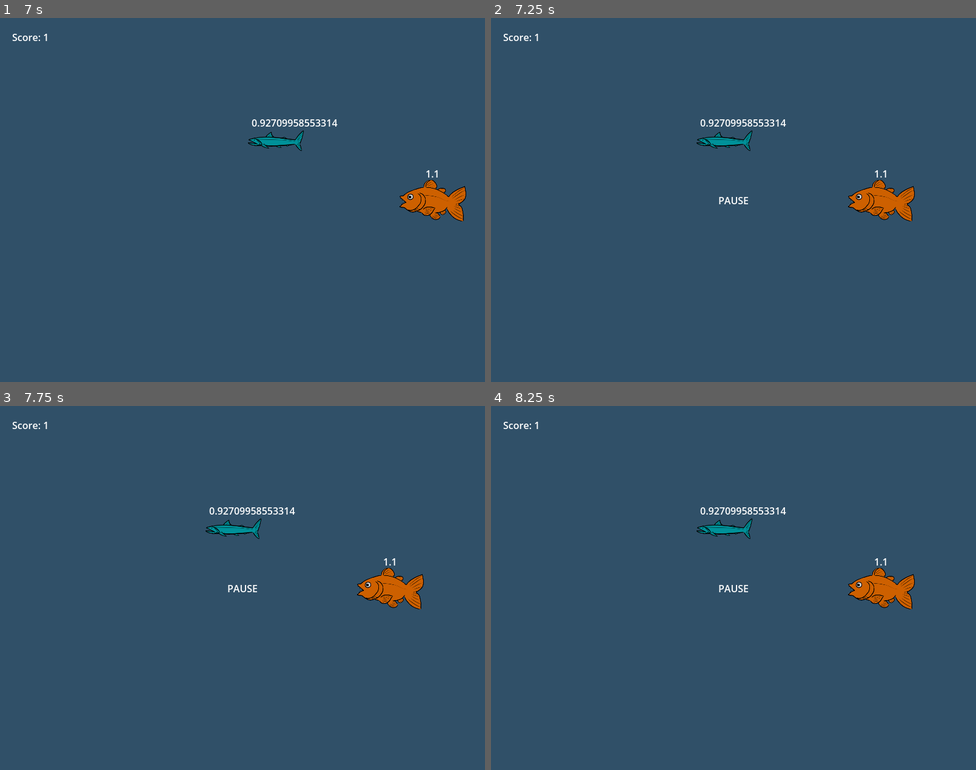
Above: before the commit, frames 1-4 (two rows, left to right).
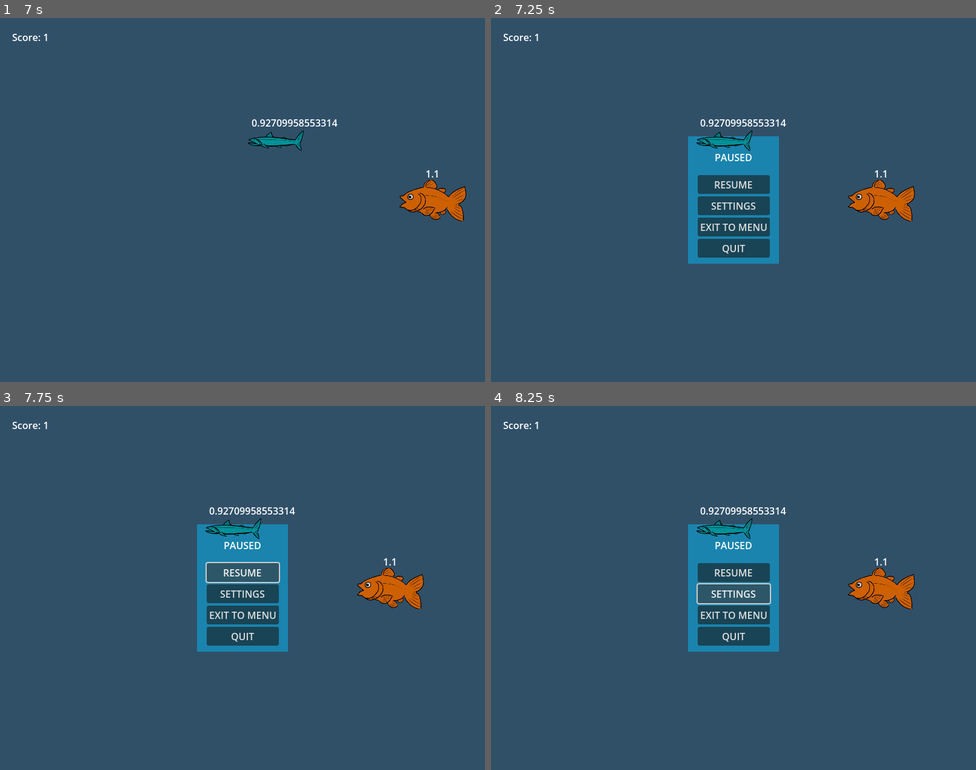
Above: after the commit, the same moments.

Repository: CatNine9/FishGame
Game: Godot game, scene res://UI/MainMenu.tscn
Two runs of this game, one before a commit and one after it. Both use one fixed random seed, a clock stepped at 60 frames per second and the inputs below.
Inputs (mouse positions are in pixels of both pictures, inside the frame that each line leads up to):
- Up to frame 1 (7 s): click "SETTINGS" at 0.5 s; click "OFF/ON" at 1.25 s; click "BACK" at 2 s; click "START GAME" at 2.75 s; hold Right (ui_right) 3.53-4.28 s; hold Down (ui_down) 4.28-5.03 s; hold Right (ui_right) 5.03-5.78 s; hold Up (ui_up) 5.78-6.53 s; hold Left (ui_left) from 6.53 s (still down)
- Up to frame 2 (7.25 s): keep holding Left (ui_left); tap P (Pause) at 7.15 s
- Up to frame 3 (7.75 s): release Left (ui_left) at 7.25 s; click (242, 573) at 7.25 s, where only the run after the commit has a clickable "RESUME"
- Up to frame 4 (8.25 s): click (733, 595) at 8 s, where only the run after the commit has a clickable "SETTINGS"

Frame 1 is identical in both runs. In frame 2, 3.6% of the frame differs, in the area x 40-60%, y 32-68%; in frame 3, 3.6%; in frame 4, 3.6%.

Commit message:
The pause menu now shows when the game is paused, and disappears when game is unpaused.

Diff:
--- a/FishGame/Levels/Main.tscn
+++ b/FishGame/Levels/Main.tscn
@@ -14,30 +14,66 @@
 wait_time = 1.5
 
 [node name="Control" type="Control" parent="."]
+process_mode = 3
+visible = false
 layout_mode = 3
 anchors_preset = 15
 anchor_right = 1.0
 anchor_bottom = 1.0
 grow_horizontal = 2
 grow_vertical = 2
+script = ExtResource("3_ymtrg")
 
-[node name="PauseLabel" type="Label" parent="Control"]
-process_mode = 3
-visible = false
+[node name="CenterContainer" type="CenterContainer" parent="Control"]
+layout_mode = 1
+anchors_preset = 15
+anchor_right = 1.0
+anchor_bottom = 1.0
+grow_horizontal = 2
+grow_vertical = 2
+
+[node name="ColorRect" type="ColorRect" parent="Control/CenterContainer"]
+custom_minimum_size = Vector2(150, 210)
+layout_mode = 2
+color = Color(0, 0.756863, 1, 0.462745)
+
+[node name="PauseVbox" type="VBoxContainer" parent="Control/CenterContainer/ColorRect"]
 layout_mode = 1
 anchors_preset = 8
 anchor_left = 0.5
 anchor_top = 0.5
 anchor_right = 0.5
 anchor_bottom = 0.5
-offset_left = -20.0
-offset_top = -11.5
-offset_right = 20.0
-offset_bottom = 11.5
+offset_left = -59.5
+offset_top = -95.0
+offset_right = 59.5
+offset_bottom = 95.0
 grow_horizontal = 2
 grow_vertical = 2
-text = "PAUSE"
-script = ExtResource("3_ymtrg")
+
+[node name="PauseLabel" type="Label" parent="Control/CenterContainer/ColorRect/PauseVbox"]
+process_mode = 3
+custom_minimum_size = Vector2(0, 50)
+layout_mode = 2
+text = "PAUSED"
+horizontal_alignment = 1
+vertical_alignment = 1
+
+[node name="ResumeButton" type="Button" parent="Control/CenterContainer/ColorRect/PauseVbox"]
+layout_mode = 2
+text = "RESUME"
+
+[node name="SettingsButton" type="Button" parent="Control/CenterContainer/ColorRect/PauseVbox"]
+layout_mode = 2
+text = "SETTINGS"
+
+[node name="ExitButton" type="Button" parent="Control/CenterContainer/ColorRect/PauseVbox"]
+layout_mode = 2
+text = "EXIT TO MENU"
+
+[node name="QuitButton" type="Button" parent="Control/CenterContainer/ColorRect/PauseVbox"]
+layout_mode = 2
+text = "QUIT"
 
 [node name="ScoreLabel" type="Label" parent="."]
 offset_left = 20.0
--- a/FishGame/Levels/PauseLabel.gd
+++ b/FishGame/Levels/PauseLabel.gd
@@ -1,4 +1,4 @@
-extends Label
+extends Control
 
 
 func _input(event):
@@ -9,10 +9,10 @@
 func toggle_pause():
 	if get_parent().get_parent().get_tree().paused == false:
 		print("Isn't paused. Pausing...")
-		get_parent().get_parent().get_tree().paused = true
+		get_parent().get_tree().paused = true
 		visible = true
 	else:
 		print("Is paused. Unpausing...")
-		get_parent().get_parent().get_tree().paused = false
+		get_parent().get_tree().paused = false
 		visible = false
 		print("The script got past visible = false.")
